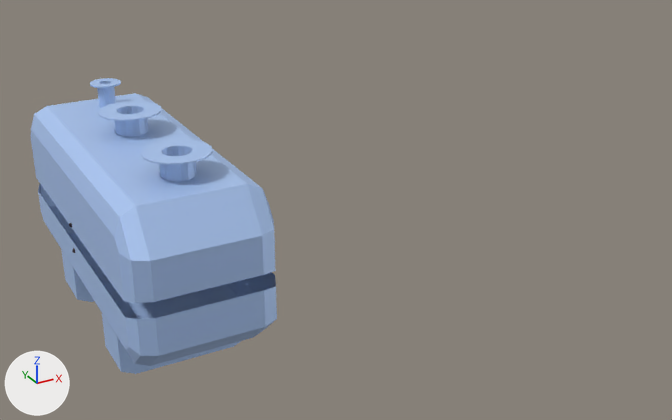
An edit to the FBX model Labour and Duty/Assets/olesja mudelid/pressure vessel.fbx, drawn before and after from the same camera.
Both versions are drawn from a 50 mm lens placed at (-14.54, -17.9, 11.52), pointed at (-4.16, 0.97, 2.09). The lights are fixed; the arrows at lower left show +X, +Y and +Z. Where no turn or scale is listed for an object, it has been applied to the vertices.
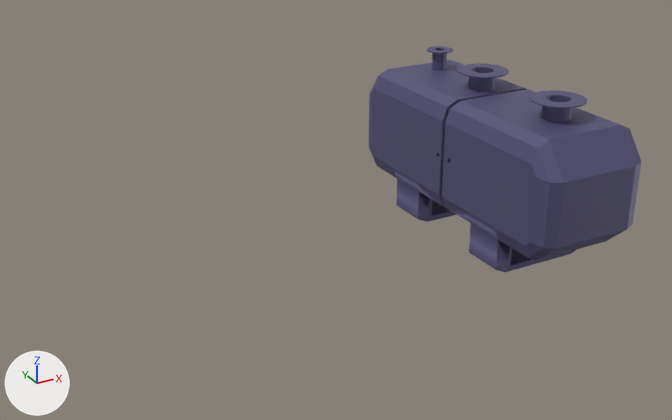
Edits to the bpy script that builds the scene:
```text
Add mat_material_001:
    mat_material_001 = principled_material('Material.001')
    mat_material_001.base_color = (0.107, 0.0973, 0.213)  # blue #5c587f
    mat_material_001.metallic = 0.257
Change me_cylinder_015:
    where me_cylinder_015.from_pydata(...)  # 96 vertices, 96 faces; spans x -0.377..0.377, y -0.377..0.377, z -0.378..0.248
    remove me_cylinder_015.materials.append(mat_material_017)  # blue #b4d0fb
    add me_cylinder_015.materials.append(mat_material_001)  # blue #5c587f
Change me_cylinder_013:
    where me_cylinder_013.from_pydata(...)  # 120 vertices, 120 faces; spans x -0.702..0.702, y -0.691..0.706, z -0.127..0.403
    remove me_cylinder_013.materials.append(mat_material_016)  # blue #b4d0fb
    add me_cylinder_013.materials.append(mat_material_001)  # blue #5c587f
Change me_cylinder_014:
    where me_cylinder_014.from_pydata(...)  # 120 vertices, 120 faces; spans x -0.702..0.702, y -0.691..0.706, z -0.127..0.403
    remove me_cylinder_014.materials.append(mat_material_017)  # blue #b4d0fb
    add me_cylinder_014.materials.append(mat_material_001)  # blue #5c587f
Add me_plane_013:
    me_plane_013.from_pydata(...)  # 128 vertices, 128 faces; spans x -1.67..2.33, y -3.19..0.95, z -0.74..2.42
    me_plane_013.materials.append(mat_material_001)  # blue #5c587f
Add me_plane_014:
    me_plane_014.from_pydata(...)  # 128 vertices, 128 faces; spans x -0.74..2.42, y -3.19..0.95, z -2.33..1.67
    me_plane_014.materials.append(mat_material_001)  # blue #5c587f
Change ob_cylinder_009:
    ob_cylinder_009.location: (-8.83, 4.12, 5.01) -> (1.03, 4.12, 4.65)
Change ob_cylinder_007:
    ob_cylinder_007.location: (-8.89, -1.09, 4.76) -> (0.97, -1.09, 4.4)
Remove ob_2alumine_osa:
    ob_2alumine_osa = bpy.data.objects.new('2alumine osa', me_plane_007)
    ob_2alumine_osa.location = (-9.86, 0.34, 2.63)
Remove ob_ülemine_osa:
    ob_ülemine_osa = bpy.data.objects.new('ülemine osa', me_plane_005)
    ob_ülemine_osa.location = (-9.86, 0.34, 2.63)
Change ob_cylinder_008:
    ob_cylinder_008.location: (-8.89, 1.97, 4.76) -> (0.97, 1.97, 4.39)
Add ob_2pool:
    ob_2pool = bpy.data.objects.new('2pool', me_plane_013)
    ob_2pool.location = (0.0, 2.3, 2.63)
    ob_2pool.rotation_euler = (0.0, -1.571, 0.0)  # degrees (0, -90, 0)
    ob_2pool.scale = (-1.0, -1.0, -1.0)
Add ob_2pool_001:
    ob_2pool_001 = bpy.data.objects.new('2pool.001', me_plane_014)
    ob_2pool_001.location = (0.0, 0.27, 2.63)
```

Boxes (x1, y1, x2, y2) around the edits, measured in the pictures (672 x 420 px):
'ülemine osa', deleted (blue): before (31, 93, 275, 303)
'2pool.001', added (blue): after (442, 89, 641, 272)
'2alumine osa', deleted (blue): before (38, 184, 277, 374)
'2pool', added (blue): after (369, 60, 526, 222)
'Cylinder.007', recoloured, moved: before (141, 139, 213, 181); after (529, 90, 587, 122)
'Cylinder.008', recoloured, moved: before (98, 101, 162, 136); after (457, 63, 509, 91)
'Cylinder.009', recoloured, moved: before (90, 78, 121, 108); after (427, 46, 453, 71)
